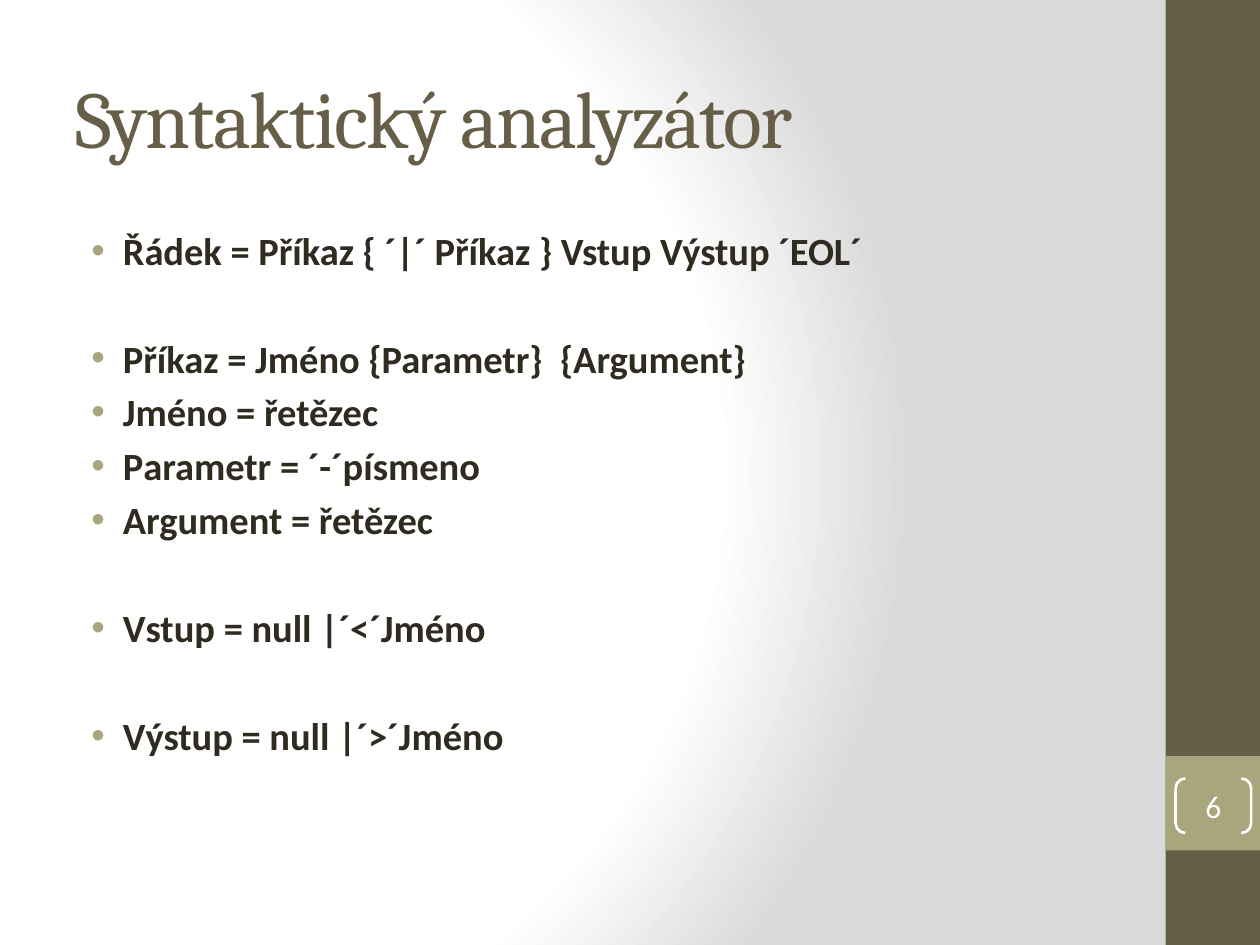
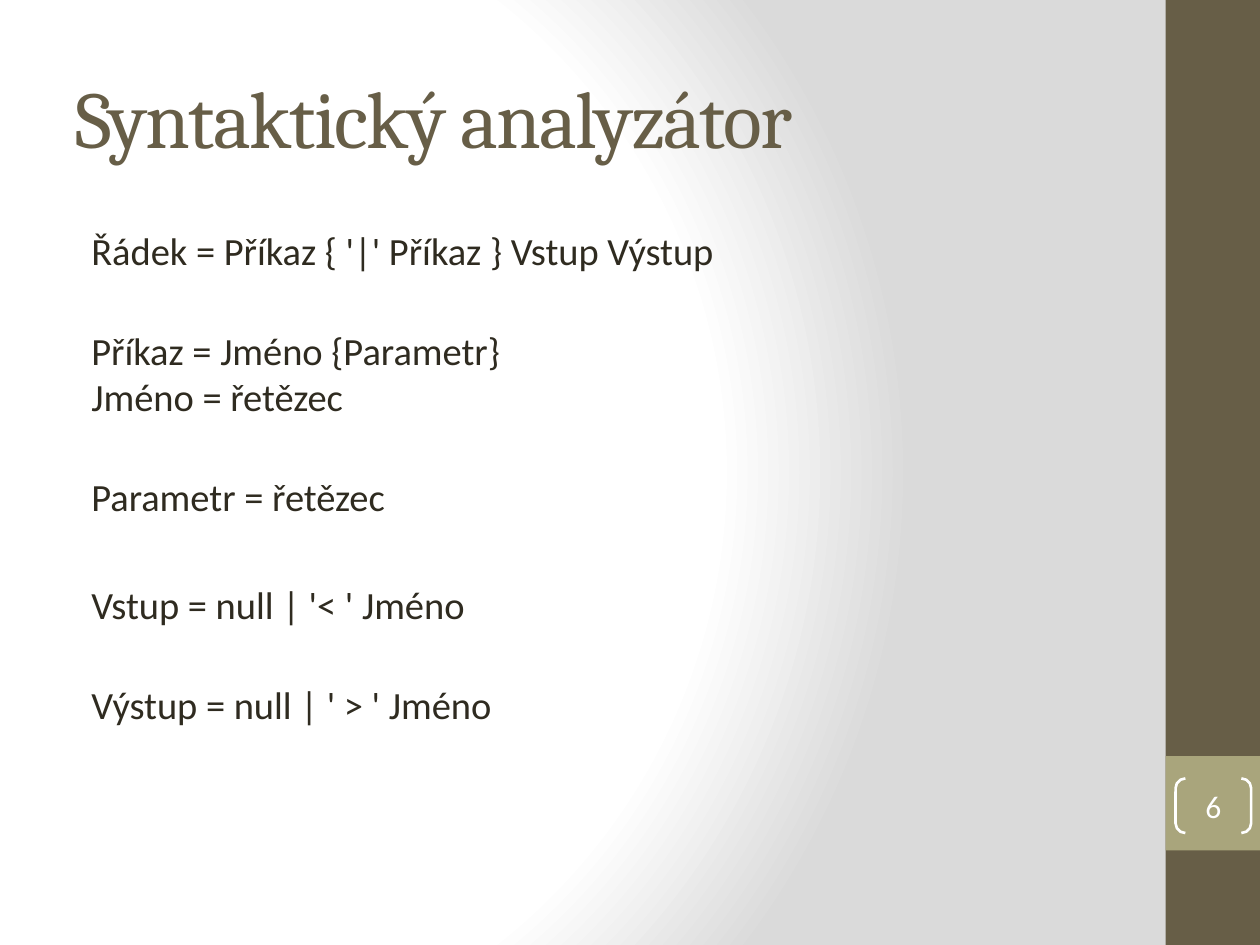
Before and after one commit to RadekBouda/OS-BlBoSt, a slide deck: slide 6 of blbost-final.pptx. Drawn at 1260x945 pixels with LibreOffice and Linux fonts; fonts in the diff are those of the drawing. Boxes give left, top, right and bottom in pixels: in the first picture for what was removed or moved away, otherwise in the second. Text is boxed around its words. In the diff, an @@ line names an element or a change of style, - is before the commit and + after.

```diff
--- a/blbost-final.pptx
+++ b/blbost-final.pptx
@@ text at (91,233,713,726): text changed; bold off @@
-• Řádek = Příkaz { ´|´ Příkaz } Vstup Výstup ´EOL´
-• Příkaz = Jméno {Parametr} {Argument}
-• Jméno = řetězec
-• Parametr = ´-´písmeno
-• Argument = řetězec
-• Vstup = null |´<´Jméno
-• Výstup = null |´>´Jméno
+Řádek = Příkaz { '|' Příkaz } Vstup Výstup
+Příkaz = Jméno {Parametr}
+Jméno = řetězec
+Parametr = řetězec
+Vstup = null | '< ' Jméno
+Výstup = null | ' > ' Jméno
```
Also in this commit, not shown: 5 other slides changed.
